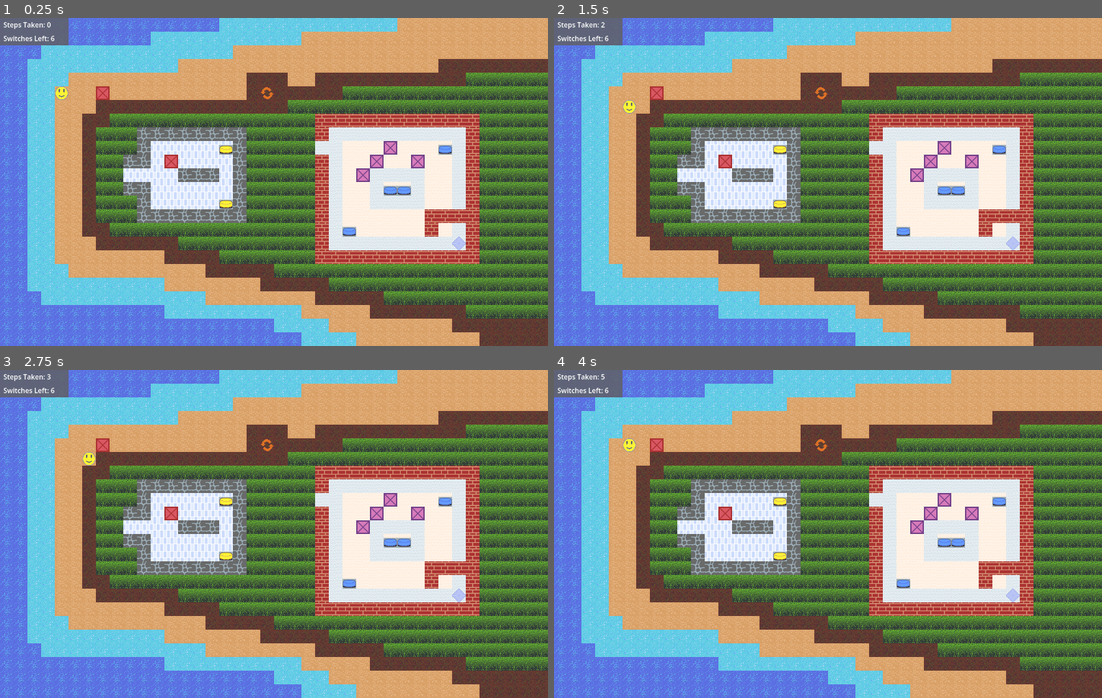
Above: before the commit, frames 1-4 (two rows, left to right).
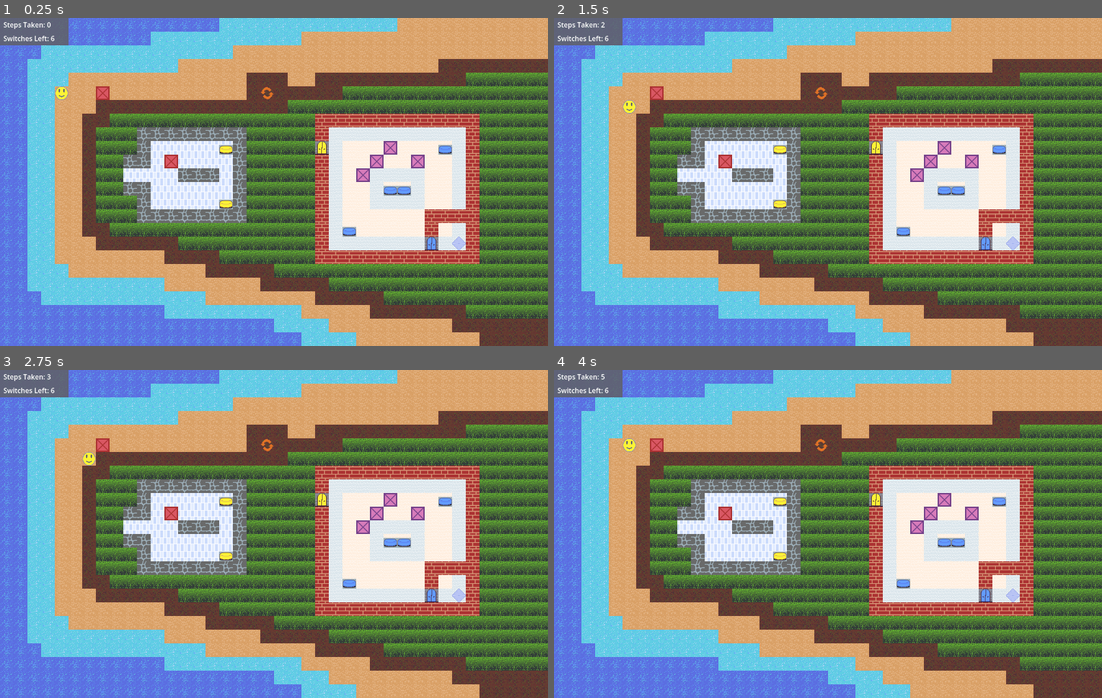
Above: after the commit, the same moments.

Repository: Melabela/PushBlock-Godot
Game: Godot game, scene res://levels/room_01.tscn
Same seed, same stepped clock (60 frames per second), same inputs: the game is played once before the commit and once after it.
Inputs (mouse positions are in pixels of both pictures, inside the frame that each line leads up to):
- Up to frame 1 (0.25 s): no input
- Up to frame 2 (1.5 s): tap Enter at 0.5, 0.6 s; move the mouse to (948, 165) at 0.52 s; hold Right (move_right) 0.53-1.28 s; click (948, 165) at 0.67 s; tap Space at 1.25 s; move the mouse to (718, 198) at 1.27 s; hold Down (move_down) from 1.28 s (still down); tap F at 1.35 s
- Up to frame 3 (2.75 s): tap Enter at 2, 2.1 s; move the mouse to (328, 461) at 2.02 s; release Down (move_down) at 2.03 s; hold Right (move_right) from 2.03 s (still down)
- Up to frame 4 (4 s): tap Space at 2.75 s; move the mouse to (800, 599) at 2.77 s; release Right (move_right) at 2.78 s; hold Up (move_up) 2.78-3.53 s; tap F at 2.85 s; click (800, 599) at 2.92 s; tap Enter at 3.5, 3.6 s; move the mouse to (992, 583) at 3.52 s; hold Left (move_left) from 3.53 s (still down)

The runs differ from the first frame. In frame 1, 0.2% of the frame differs, in the area x 57-80%, y 37-71%; in frame 2, 0.2%; in frame 3, 0.2%; in frame 4, 0.2%.

Commit message:
Add Gates to divide Room01 into areas
- add Gate scene object, and allow pick gate color/sprite, like Switch
    - rename 'assets/switches/*_door.png' to '.../*_gate.png' to match
- add one Yellow Gate & one Blue Gate into Room01

Diff:
--- a/levels/room_01.tscn
+++ b/levels/room_01.tscn
@@ -6,6 +6,7 @@
 [ext_resource type="PackedScene" uid="uid://fgjpmetf0e6h" path="res://sprites/player.tscn" id="4_2ltg3"]
 [ext_resource type="Script" path="res://levels/switch_group.gd" id="5_6rh61"]
 [ext_resource type="PackedScene" uid="uid://di6mif6vnnkhj" path="res://sprites/push_block.tscn" id="6_l7yo7"]
+[ext_resource type="PackedScene" uid="uid://byg52aviuew44" path="res://sprites/gate.tscn" id="6_q0pyq"]
 [ext_resource type="PackedScene" uid="uid://c32uyf3w07r46" path="res://sprites/switch.tscn" id="7_6sswm"]
 [ext_resource type="PackedScene" uid="uid://c54avtlbp375q" path="res://sprites/level_reset.tscn" id="8_x3xge"]
 [ext_resource type="Script" path="res://levels/ui_group.gd" id="9_rup50"]
@@ -56,6 +57,15 @@
 [node name="SwitchB4" parent="SwitchGroup" instance=ExtResource("7_6sswm")]
 position = Vector2(928, 384)
 switch_color = "blue"
+
+[node name="SwitchedGates" type="Node2D" parent="."]
+
+[node name="GateYellow" parent="SwitchedGates" instance=ExtResource("6_q0pyq")]
+position = Vector2(736, 288)
+
+[node name="GateBlue" parent="SwitchedGates" instance=ExtResource("6_q0pyq")]
+position = Vector2(992, 512)
+gate_color = "blue"
 
 [node name="LevelTriggers" type="Node2D" parent="."]
 
--- /dev/null
+++ b/sprites/gate.gd
@@ -0,0 +1,20 @@
+extends StaticBody2D
+
+@export_enum("yellow", "blue") var gate_color: String = "yellow"
+
+@onready var gate_sprite: Sprite2D = $GateSprite
+
+const gateColorMap = {
+	"yellow": preload("res://assets/switches/yellow_gate.png"),
+	"blue": preload("res://assets/switches/blue_gate.png"),
+}
+
+
+# Called when the node enters the scene tree for the first time.
+func _ready() -> void:
+	gate_sprite.texture = gateColorMap[gate_color]
+
+
+# Called every frame. 'delta' is the elapsed time since the previous frame.
+func _process(delta: float) -> void:
+	pass
--- /dev/null
+++ b/sprites/gate.tscn
@@ -0,0 +1,19 @@
+[gd_scene load_steps=4 format=3 uid="uid://byg52aviuew44"]
+
+[ext_resource type="Script" path="res://sprites/gate.gd" id="1_8firs"]
+[ext_resource type="Texture2D" uid="uid://ctu4qwbqmsmt4" path="res://assets/switches/yellow_gate.png" id="2_qihlh"]
+
+[sub_resource type="RectangleShape2D" id="RectangleShape2D_g1pui"]
+size = Vector2(32, 32)
+
+[node name="Gate" type="StaticBody2D"]
+collision_mask = 6
+script = ExtResource("1_8firs")
+
+[node name="GateSprite" type="Sprite2D" parent="."]
+position = Vector2(16, 16)
+texture = ExtResource("2_qihlh")
+
+[node name="CollisionShape2D" type="CollisionShape2D" parent="."]
+position = Vector2(16, 16)
+shape = SubResource("RectangleShape2D_g1pui")
Renamed: assets/switches/blue_door.png -> assets/switches/blue_gate.png
Not shown, changed: assets/switches/blue_gate.png.import
Renamed: assets/switches/yellow_door.png -> assets/switches/yellow_gate.png
Not shown, changed: assets/switches/yellow_gate.png.import
Not shown: 1 places in levels/room_01.tscn that only renumber resources
